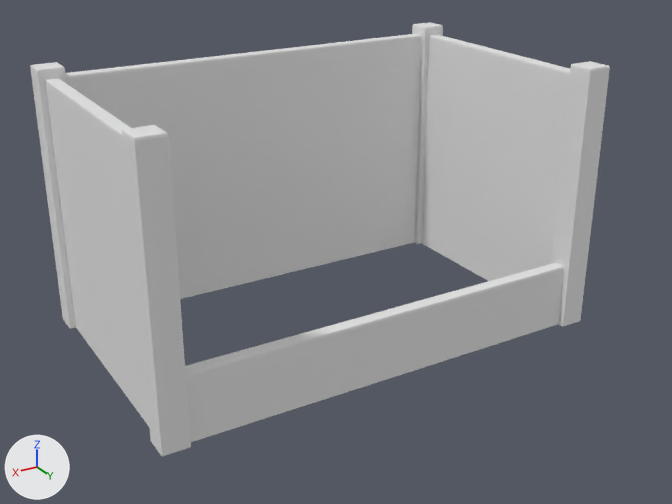
What one commit did to the FBX model Unity/Assets/3D/Props/structure.fbx.
Before and after are seen from a 50 mm camera at (33.8, 58.6, 35.0) aimed at (0.3, 2.9, 7.2). Every picture has the same lights, and +X, +Y and +Z are marked at lower left. Where no turn or scale is listed for an object, it has been applied to the vertices.

In view in the first picture: 'Structure'.
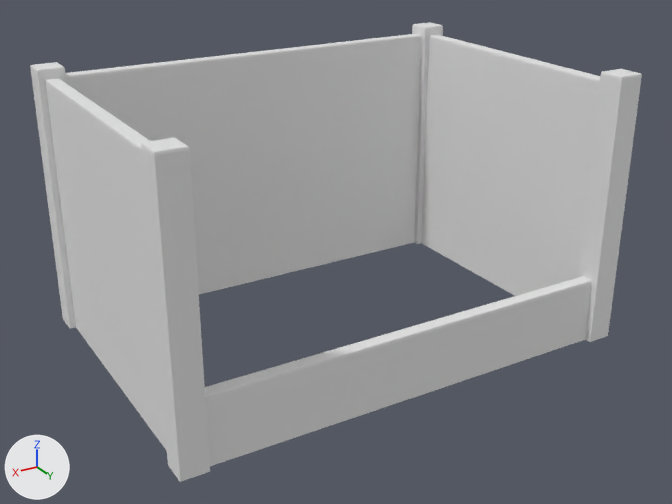
What differs and where, as boxes (x1, y1, x2, y2) in the pictures (672 x 504 px; the box of a moved part takes in the faces that stretch with it):
'Structure', reshaped
    before: (30, 22, 610, 456)
    after: (30, 22, 642, 482)
part 1 of me_cube_005, moved or reshaped
    before: (122, 125, 191, 456)
    after: (141, 137, 210, 482)
part 2 of me_cube_005, moved or reshaped
    before: (551, 61, 610, 327)
    after: (578, 69, 642, 342)
part 3 of me_cube_005, moved or reshaped
    before: (185, 263, 564, 442)
    after: (205, 276, 592, 466)
part 4 of me_cube_005, moved or reshaped
    before: (46, 78, 149, 426)
    after: (46, 78, 167, 451)
part 5 of me_cube_005, moved or reshaped
    before: (421, 35, 570, 281)
    after: (421, 35, 601, 296)

What the commit changed:
me_cube_005 has 480 vertices, 384 faces and spans x -36.0..0.0, y -22.0..0.0, z 0.0..20.8.
me_cube_005 is used by ob_structure; location (18.0, 11.0, 0.0).
me_cube_005 part 1: the loose piece of 96 vertices spanning x -2.0..0.0, y -2.0..0.0, z 0.0..20.8 is moved by (0.0, 3.0, 0.0).
me_cube_005 part 2: the loose piece of 96 vertices spanning x -36.0..-34.0, y -2.0..0.0, z 0.0..20.8 is moved by (0.0, 3.0, 0.0).
me_cube_005 part 3: the loose piece of 24 vertices spanning x -34.0..-1.0, y -1.5..-0.5, z 0.0..5.1 is moved by (0.0, 3.0, 0.0).
me_cube_005 part 4: all 12 vertices in x -1.5..-0.5, y -1.0, z 0.0..20.0 are moved by (0.0, 3.0, 0.0).
me_cube_005 part 5: all 12 vertices in x -35.5..-34.5, y -1.0, z 0.0..20.0 are moved by (0.0, 3.0, 0.0).
